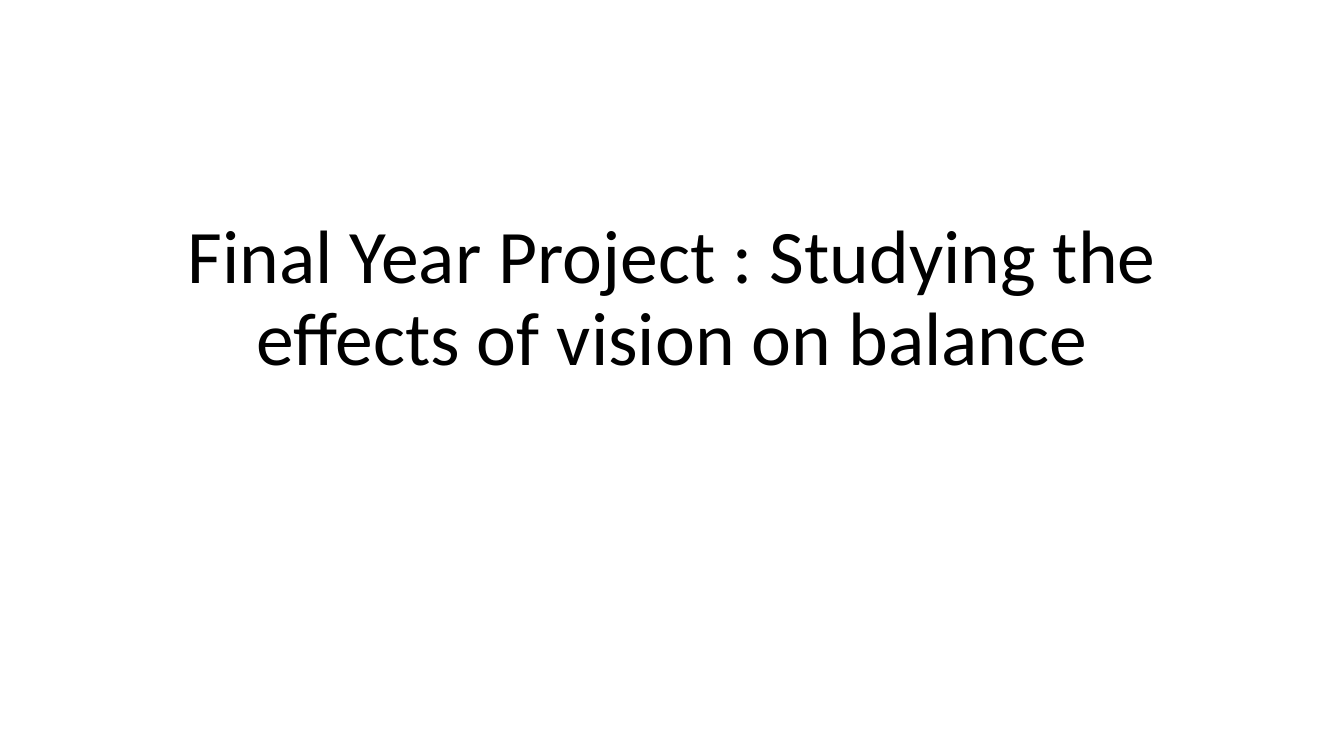
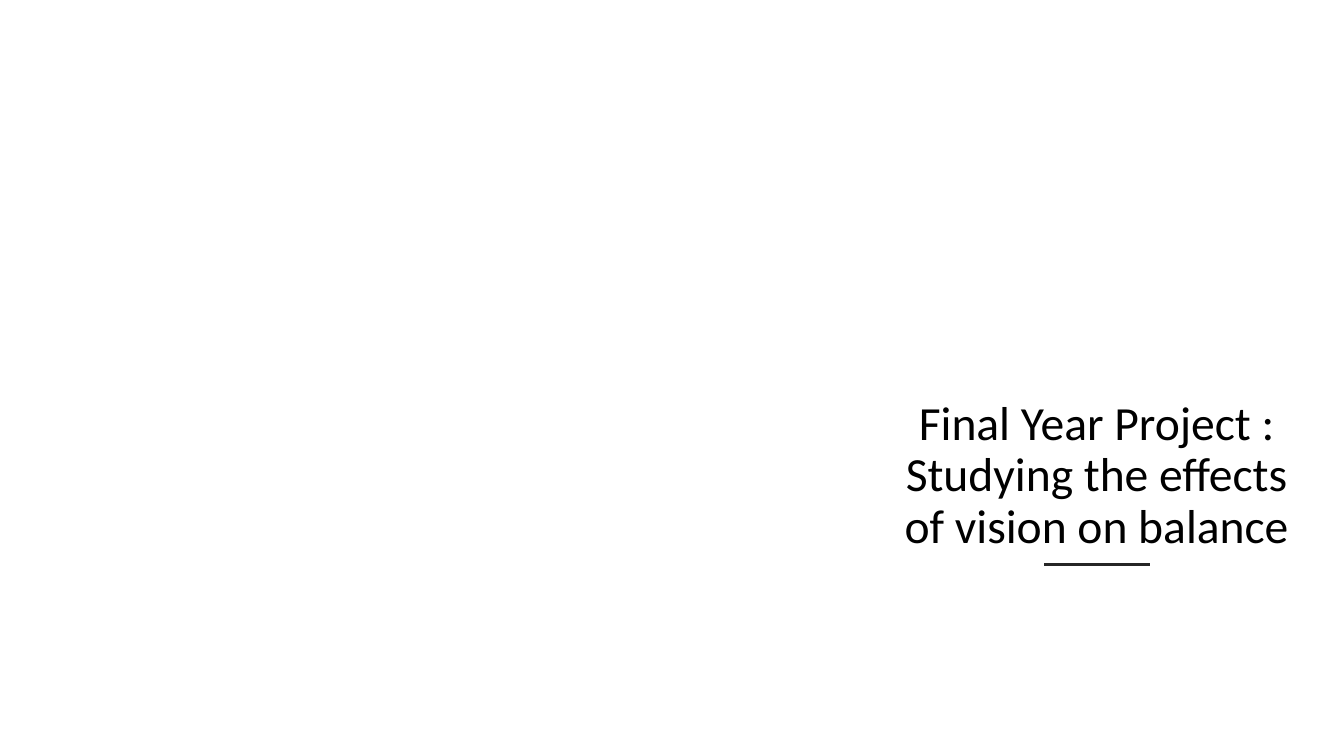
Before and after one commit to colonbrack3t/Final-Year-Project-2022, a slide deck: slide 1 of Final Year Project.pptx. Drawn at 1344x756 pixels with LibreOffice and Linux fonts; fonts in the diff are those of the drawing; background and template pictures are left out. Boxes give left, top, right and bottom in pixels: in the first picture for what was removed or moved away, otherwise in the second. Text is boxed around its words. In the diff, an @@ line names an element or a change of style, - is before the commit and + after.

```diff
--- a/Final Year Project.pptx
+++ b/Final Year Project.pptx
@@ freeform shape added at (826,251,1344,756), fill #FFFFFF at 70% opacity @@
@@ title "Final Year Project : Studying ...": place and size @@
-title "Final Year Project : Studying ..." at (188,230,1156,366)
+title "Final Year Project : Studying ..." at (905,407,1288,544)
@@ title "Final Year Project : Studying ..." at (905,407,1288,544): size 54 to 34 pt @@
@@ line added from (1046, 565) to (1148, 565), #262626 2 pt @@
```
Also in this commit, not shown: 2 other slides changed, 5 slides added, 1 other file.
